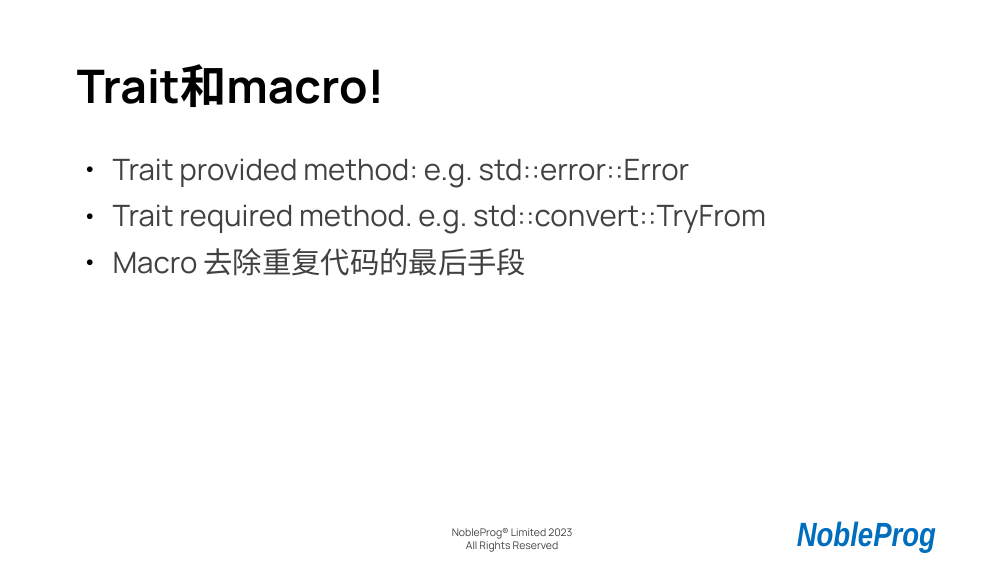
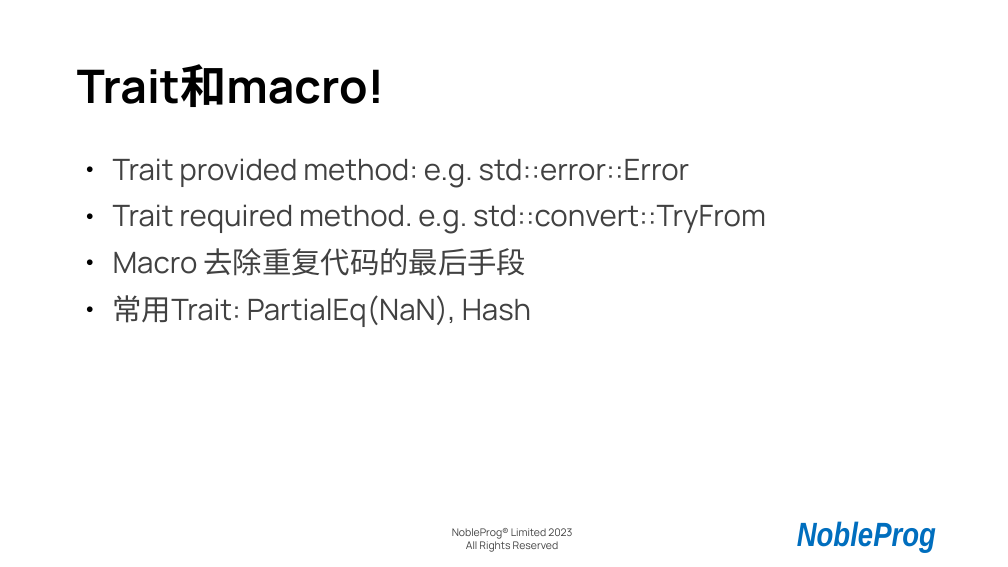
Before and after one commit to cathay4t/rust_training_2023_shanghai, a slide deck: slide 17 of presentation.odp. Drawn at 1008x567 pixels with LibreOffice and Linux fonts; fonts in the diff are those of the drawing; background and template pictures are left out. Boxes give left, top, right and bottom in pixels: in the first picture for what was removed or moved away, otherwise in the second. Text is boxed around its words. In the diff, an @@ line names an element or a change of style, - is before the commit and + after.

```diff
--- a/presentation.odp
+++ b/presentation.odp
@@ text at (113,295,531,327): paragraph added @@
+● 常用Trait: PartialEq(NaN), Hash
```
Also in this commit, not shown: 4 other slides changed, 1 slide added, 1 slide removed, 10 other files.
